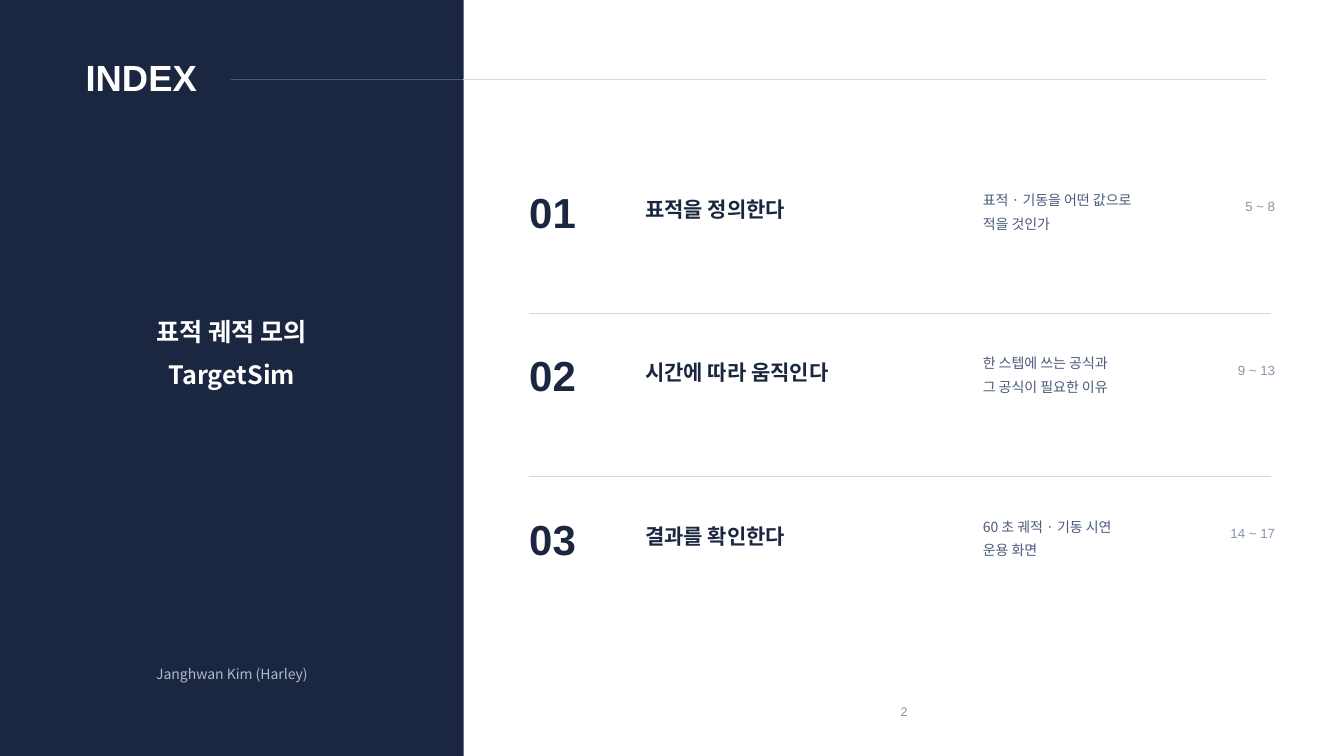
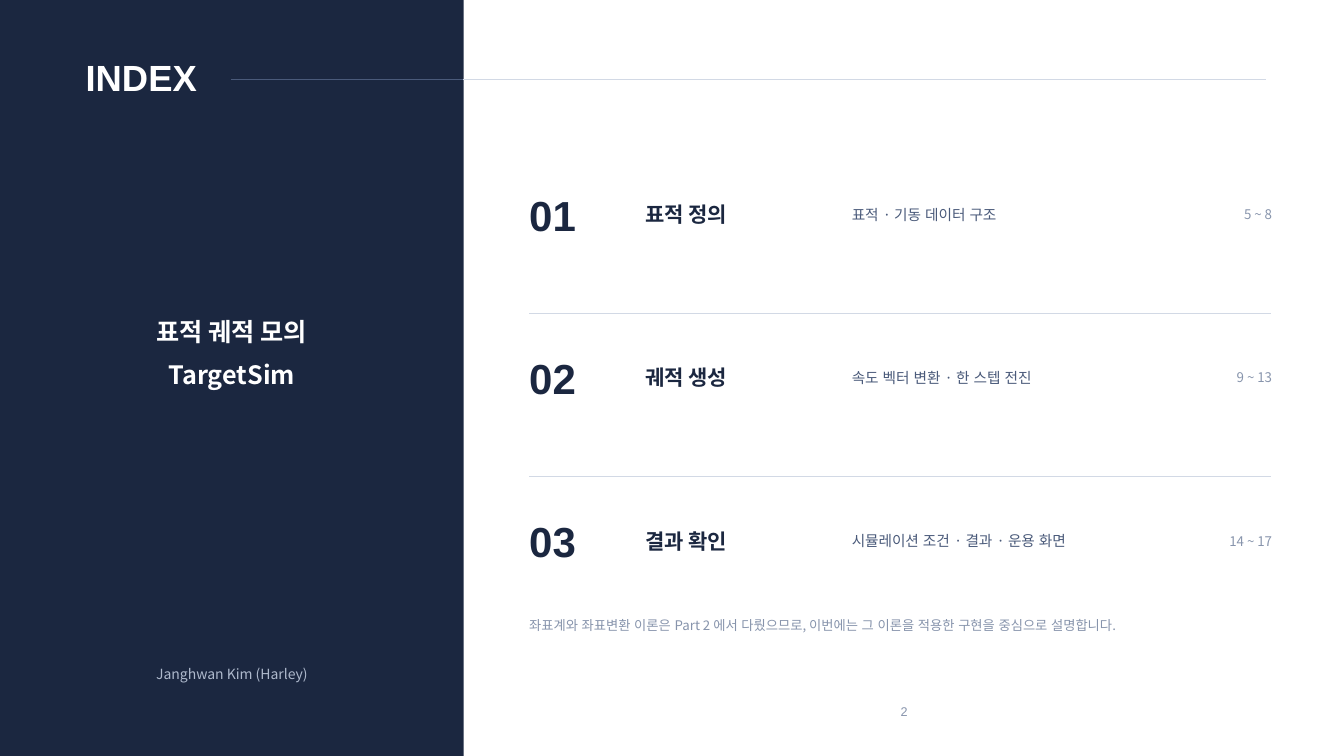
Before and after one commit to harley-hwan/radar-sw-study, a slide deck: slide 2 of Part3_TargetSim/ref/산출물/Chapter3_TargetSim.pptx. Drawn at 1344x756 pixels with LibreOffice and Linux fonts; fonts in the diff are those of the drawing. Boxes give left, top, right and bottom in pixels: in the first picture for what was removed or moved away, otherwise in the second. Text is boxed around its words. In the diff, an @@ line names an element or a change of style, - is before the commit and + after.

```diff
--- a/Part3_TargetSim/ref/산출물/Chapter3_TargetSim.pptx
+++ b/Part3_TargetSim/ref/산출물/Chapter3_TargetSim.pptx
@@ text at (645,204,727,224): text changed @@
-표적을 정의한다
+표적 정의
@@ text added at (852,208,997,221), 10.5 pt, text #4A5A7A @@
+표적 · 기동 데이터 구조
@@ text removed at (983,193,1132,230) @@
-표적 · 기동을 어떤 값으로
-적을 것인가
@@ text "5 ~ 8": place and size @@
-text "5 ~ 8" at (1245,202,1275,211)
+text "5 ~ 8" at (1244,209,1272,219)
@@ text removed at (983,356,1108,393) @@
-한 스텝에 쓰는 공식과
-그 공식이 필요한 이유
@@ font Arial to Noto Sans CJK KR; vertical alignment top to middle in 3 elements at (1244,209,1272,219), (1229,536,1272,546), (1237,372,1272,382) @@
@@ text at (645,367,727,387): text changed @@
-시간에 따라 움직인다
+궤적 생성
@@ text added at (852,371,1032,384), 10.5 pt, text #4A5A7A @@
+속도 벡터 변환 · 한 스텝 전진
@@ text at (645,531,727,551): text changed @@
-결과를 확인한다
+결과 확인
@@ vertical alignment top to middle in 7 elements at (529,201,576,232), (529,364,576,395), (529,527,576,558), (645,204,727,224), (645,531,727,551), (645,367,727,387), (852,534,1066,547) @@
@@ text at (852,534,1066,547): text changed; size 10 to 10.5 pt @@
-60 초 궤적 · 기동 시연
-운용 화면
+시뮬레이션 조건 · 결과 · 운용 화면
@@ text "14 ~ 17": place and size @@
-text "14 ~ 17" at (1230,529,1275,538)
+text "14 ~ 17" at (1229,536,1272,546)
@@ text added at (529,619,1116,632), 9.5 pt, text #8794AC @@
+좌표계와 좌표변환 이론은 Part 2 에서 다뤘으므로, 이번에는 그 이론을 적용한 구현을 중심으로 설명합니다.
```
Also in this commit, not shown: 12 other slides changed, 3 slides added, 3 slides removed, 1 other file.
